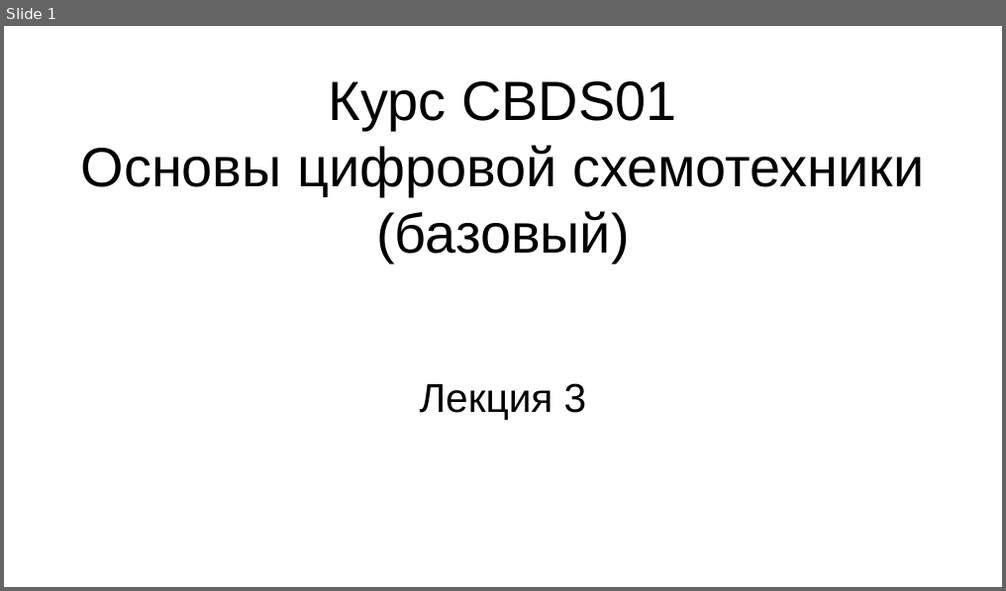
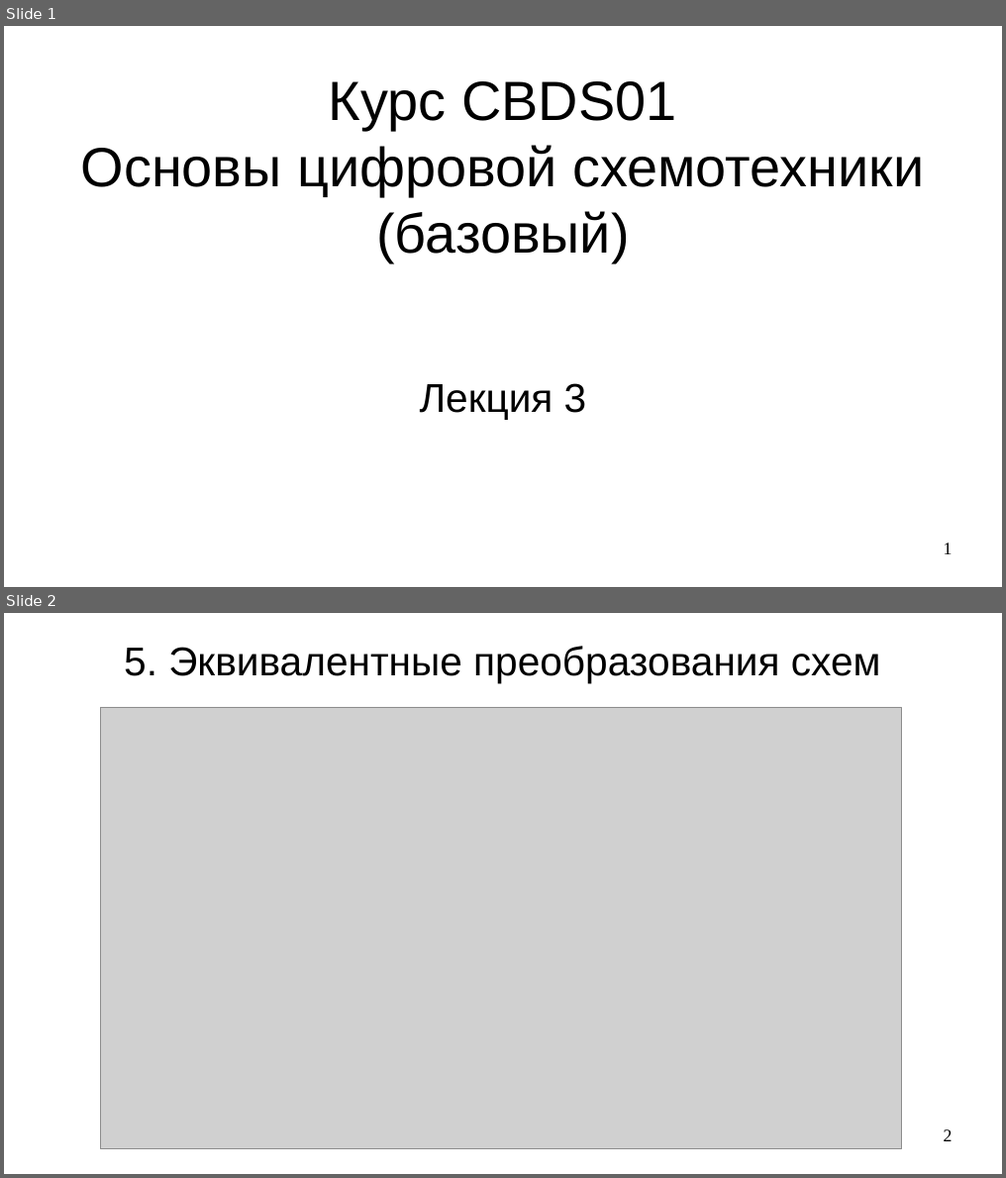
Before and after one commit to steelcraft/stud-lab, a slide deck: Лекции/СBDS01#L3.odp. Shown one above the other, each under a label of ours: slide 1 before the commit, slides 1 and 2 after it. The pictures are 1006x591 and 1006x1178 pixels, drawn with LibreOffice and Linux fonts; fonts in the diff are those of the drawing; grey boxes stand for pictures. Boxes give left, top, right and bottom in pixels: in the first picture for what was removed or moved away, otherwise in the second. Text is boxed around its words. In the diff, an @@ line names an element or a change of style, - is before the commit and + after.

Commit message:
Добавлен раздел "Эквивалентные преобразования схем"

```diff
--- a/Лекции/СBDS01#L3.odp
+++ b/Лекции/СBDS01#L3.odp
@@ slide 2 added at bbox=[4, 613, 1002, 1174], background #FFFFFF @@
@@ title added at bbox=[124, 646, 881, 683], 32 pt, text #000000 @@
+5. Эквивалентные преобразования схем
@@ picture added at bbox=[100, 707, 901, 1150] @@
@@ page number added at bbox=[944, 1130, 952, 1142], 14 pt, text #000000 @@
+2
@@ slide 1 changed as well @@
@@ page number added at bbox=[944, 543, 952, 555], 14 pt, text #000000 @@
+1
```
Also in this commit, not shown: 6 other slides added.
